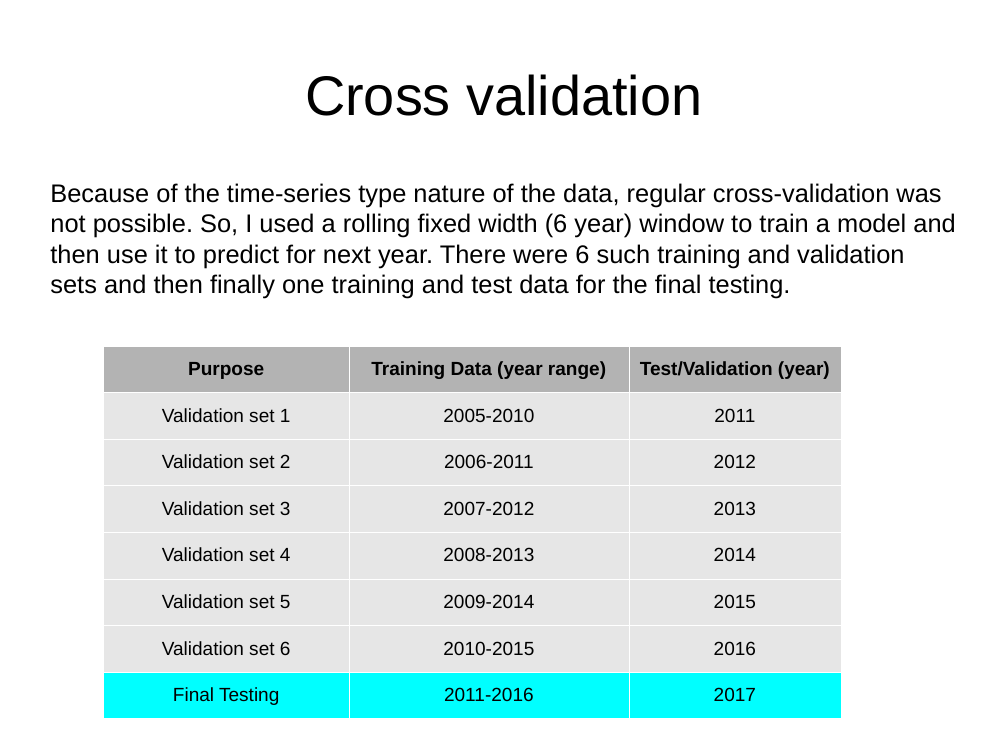
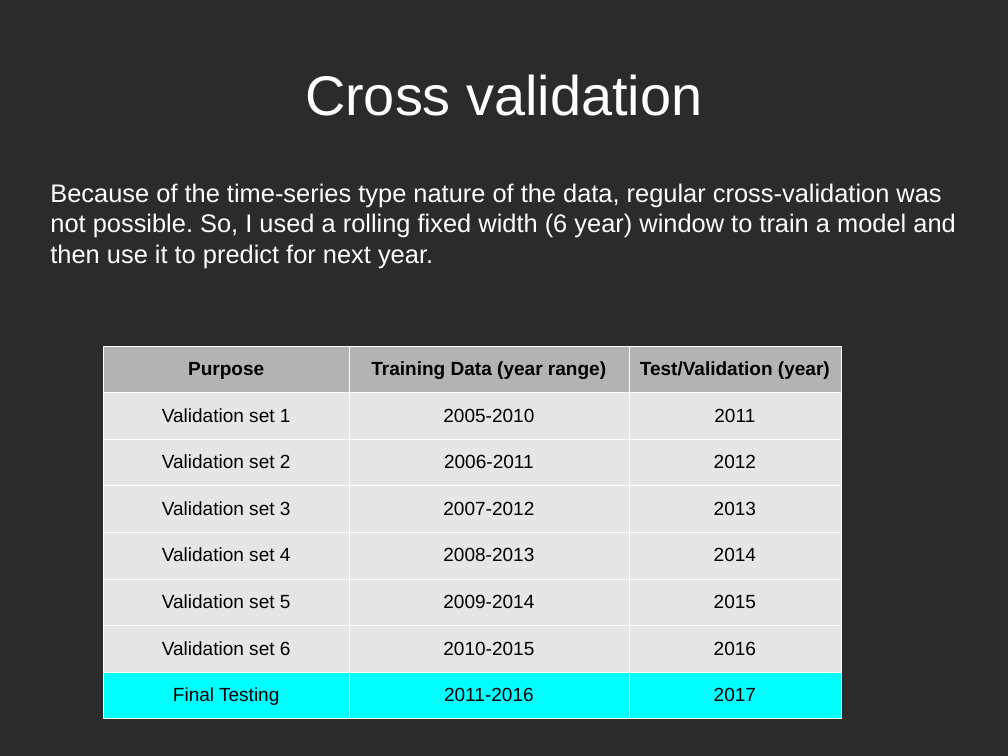
Before and after one commit to prantik-ghosh/bowling_performance_predictor_in_test_cricket, a slide deck: slide 7 of prantik_presentation_outline.odp. Drawn at 1008x756 pixels with LibreOffice and Linux fonts; fonts in the diff are those of the drawing; background and template pictures are left out; a plain dark background stands for a picture behind light text. Boxes give left, top, right and bottom in pixels: in the first picture for what was removed or moved away, otherwise in the second. Text is boxed around its words. In the diff, an @@ line names an element or a change of style, - is before the commit and + after.

```diff
--- a/prantik_presentation_outline.odp
+++ b/prantik_presentation_outline.odp
@@ background #FFFFFF to picture (left out) @@
@@ title "Cross validation" at box(305, 74, 702, 116): text colour #000000 to #FFFFFF @@
@@ text at box(50, 183, 955, 268): text changed; text colour #000000 to #FFFFFF @@
-Because of the time-series type nature of the data, regular cross-validation was not possible. So, I used a rolling fixed width (6 year) window to train a model and then use it to predict for next year. There were 6 such training and validation sets and then finally one training and test data for the final testing.
+Because of the time-series type nature of the data, regular cross-validation was not possible. So, I used a rolling fixed width (6 year) window to train a model and then use it to predict for next year.
```
Also in this commit, not shown: 11 other slides changed, 2 slides added, 3 slides removed, 3 other files.
